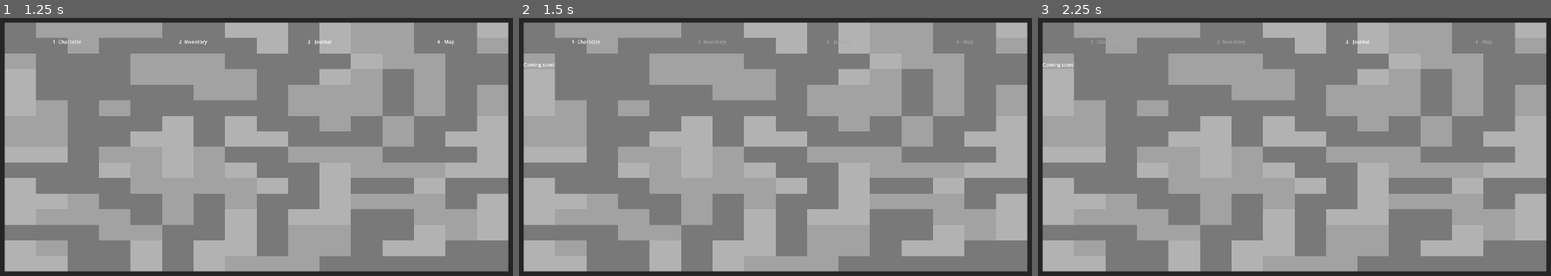
Above: before the commit, frames 1-3 (left to right).
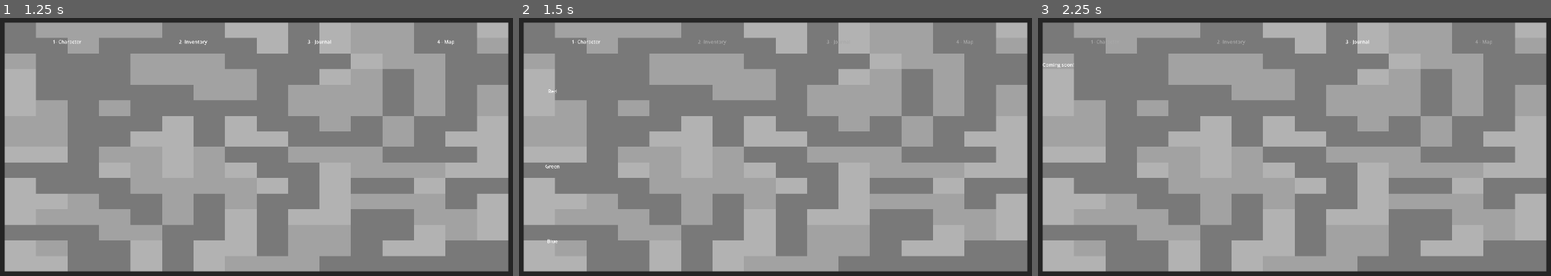
Above: after the commit, the same moments.

Repository: E-Rodowicz/Project-Fantasy
Game: Godot game, scene res://scenes/gui/game_menu.tscn
Two runs of this game, one before a commit and one after it. Both use one fixed random seed, a clock stepped at 60 frames per second and the inputs below. This scene is started directly instead of the project's main scene.
Inputs:
- Up to frame 1 (1.25 s): tap Enter at 0.5 s; hold Right (ui_right) from 0.53 s (still down); hold E (interact) from 0.53 s (still down)
- Up to frame 2 (1.5 s): tap Space (precise_move) at 1.25 s; release Right (ui_right) at 1.28 s; release E (interact) at 1.28 s; hold Down (ui_down) from 1.28 s (still down); tap C (open_character) at 1.35 s
- Up to frame 3 (2.25 s): tap Enter at 2 s; release Down (ui_down) at 2.03 s; hold Right (ui_right) from 2.03 s (still down); hold J (open_journal) from 2.03 s (still down)

Frame 1 is identical in both runs. In frame 2, less than 0.1% of the frame differs, in the area x 0-8%, y 17-88%; in frame 3, nothing differs.

Commit message:
Started on Character Screen
Moved scope back - no more life skills, not until the sequel.

Diff:
--- /dev/null
+++ b/scenes/gui/character_screen.gd
@@ -0,0 +1 @@
+extends Control
--- /dev/null
+++ b/scenes/gui/character_screen.tscn
@@ -0,0 +1,57 @@
+[gd_scene format=3 uid="uid://b5toq0dl7vuby"]
+
+[ext_resource type="Script" uid="uid://dbb85yt5887p5" path="res://scenes/gui/character_screen.gd" id="1_y1ul8"]
+
+[node name="Control" type="Control" unique_id=1925044566]
+layout_mode = 3
+anchors_preset = 0
+script = ExtResource("1_y1ul8")
+
+[node name="general_stats_panel" type="NinePatchRect" parent="." unique_id=1994890453]
+layout_mode = 0
+offset_left = 1216.0
+offset_right = 1664.0
+offset_bottom = 696.0
+
+[node name="info_panel" type="NinePatchRect" parent="." unique_id=379601861]
+layout_mode = 0
+offset_left = 960.0
+offset_right = 1216.0
+offset_bottom = 696.0
+
+[node name="combat_tabs" type="NinePatchRect" parent="." unique_id=1226158175]
+layout_mode = 0
+offset_right = 192.0
+offset_bottom = 696.0
+
+[node name="tab_red" type="Label" parent="combat_tabs" unique_id=985856081]
+layout_mode = 0
+offset_right = 192.0
+offset_bottom = 200.0
+text = "Red"
+horizontal_alignment = 1
+vertical_alignment = 1
+
+[node name="tab_green" type="Label" parent="combat_tabs" unique_id=742887423]
+layout_mode = 0
+offset_top = 248.0
+offset_right = 192.0
+offset_bottom = 448.0
+text = "Green"
+horizontal_alignment = 1
+vertical_alignment = 1
+
+[node name="tab_blue" type="Label" parent="combat_tabs" unique_id=588833804]
+layout_mode = 0
+offset_top = 496.0
+offset_right = 192.0
+offset_bottom = 696.0
+text = "Blue"
+horizontal_alignment = 1
+vertical_alignment = 1
+
+[node name="combat_skill_tree" type="NinePatchRect" parent="." unique_id=117308713]
+layout_mode = 0
+offset_left = 192.0
+offset_right = 960.0
+offset_bottom = 696.0
--- a/scenes/gui/game_menu.gd
+++ b/scenes/gui/game_menu.gd
@@ -9,7 +9,8 @@
 var tabs: Array = []
 var current_tab: int = 0
 
-# Preloads only loads inv for now.
+# Preloads only char and inv for now.
+var character_scene = preload("res://scenes/gui/character_screen.tscn")
 var inventory_scene = preload("res://scenes/gui/inventory_screen.tscn")
 
 func _ready() -> void:
@@ -37,6 +38,9 @@
 		child.queue_free()
 
 	match current_tab:
+		GameMenuManager.TAB_CHARACTER:
+			var screen = character_scene.instantiate()
+			content_area.add_child(screen)
 		GameMenuManager.TAB_INVENTORY:
 			var screen = inventory_scene.instantiate()
 			content_area.add_child(screen)
--- a/scripts/autoloaders/GameMenuManager.gd
+++ b/scripts/autoloaders/GameMenuManager.gd
@@ -4,8 +4,9 @@
 var game_menu = null
 var is_open: bool = false
 var current_tab: int = 0
-# Remembers what panel we were on in invnetory.
+# Remembers what panel we were on in char and inv.
 var saved_inventory_panel: int = 0
+var saved_character_panel: int = 0
 
 # These constants are only here for readability.
 const TAB_CHARACTER = 0
Not shown, added: scenes/gui/character_screen.gd.uid
